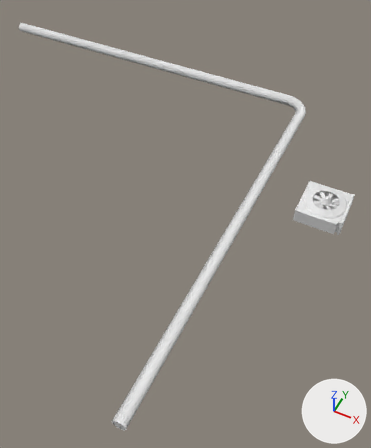
The glTF model assets/scene/merged-meshes/-2_0_0_MI_BackgroundBuildings.gltf as it was, and as the next commit left it.
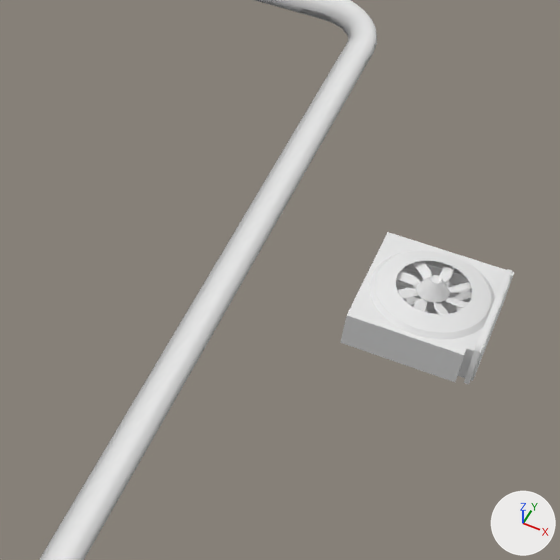
Old and new are each drawn whole from a 50 mm camera at (17.57, -15.34, 14.24) aimed at (5.36, 9.07, -16.29) and again close up on the part from 46% to 100% of the width and 22% to 66% of the height. Every picture has the same lights, and +X, +Y and +Z are marked at lower right. Vertices at the same position are counted once.
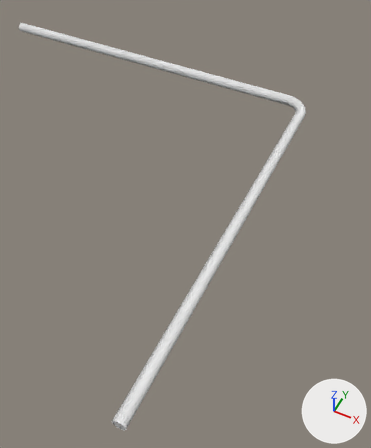
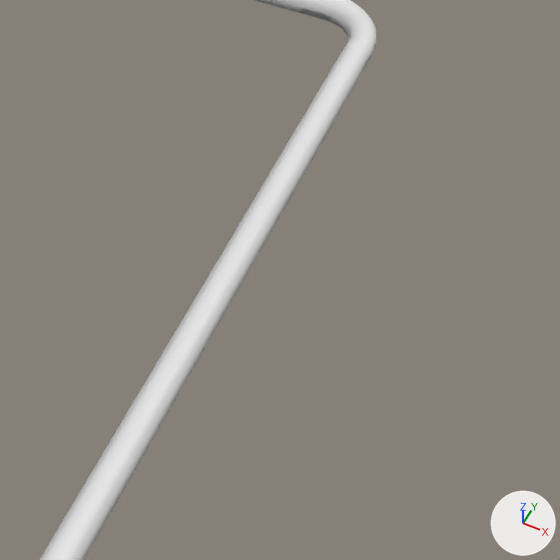
The newer file is also turned or shifted as a whole; pictures and numbers use the older file's frame.

Pixel boxes [x1, y1, x2, y2] of what changed, in the close-ups (560 x 560 px):
'Mesh', reshaped: before [39, 0, 514, 560]; after [39, 0, 377, 560]
part 1 of me_2_0_0_mi_backgroundbuildings, deleted: before [340, 232, 514, 385]

Diff of the bpy script that builds the scene:
```diff
--- a/assets/scene/merged-meshes/-2_0_0_MI_BackgroundBuildings.gltf.py
+++ b/assets/scene/merged-meshes/-2_0_0_MI_BackgroundBuildings.gltf.py
@@ me_2_0_0_mi_backgroundbuildings @@
 # used by ob_mesh; location = (0.0, 0.0, 0.0)
-me_2_0_0_mi_backgroundbuildings.from_pydata(...)  # 491 vertices, 779 faces; spans x -21.9..16.7, y -7.8..24.6, z -14.7..-12.6
+me_2_0_0_mi_backgroundbuildings.from_pydata(...)  # 144 vertices, 284 faces; spans x -21.9..10.3, y -7.8..24.6, z -13.5..-12.6
+# me_2_0_0_mi_backgroundbuildings part 1: 12 loose pieces with 347 vertices, spanning x 13.1..16.7, y 11.8..15.3, z -14.7..-13.0, are deleted
+# me_2_0_0_mi_backgroundbuildings part 2: the surface is now shaded smooth
```
